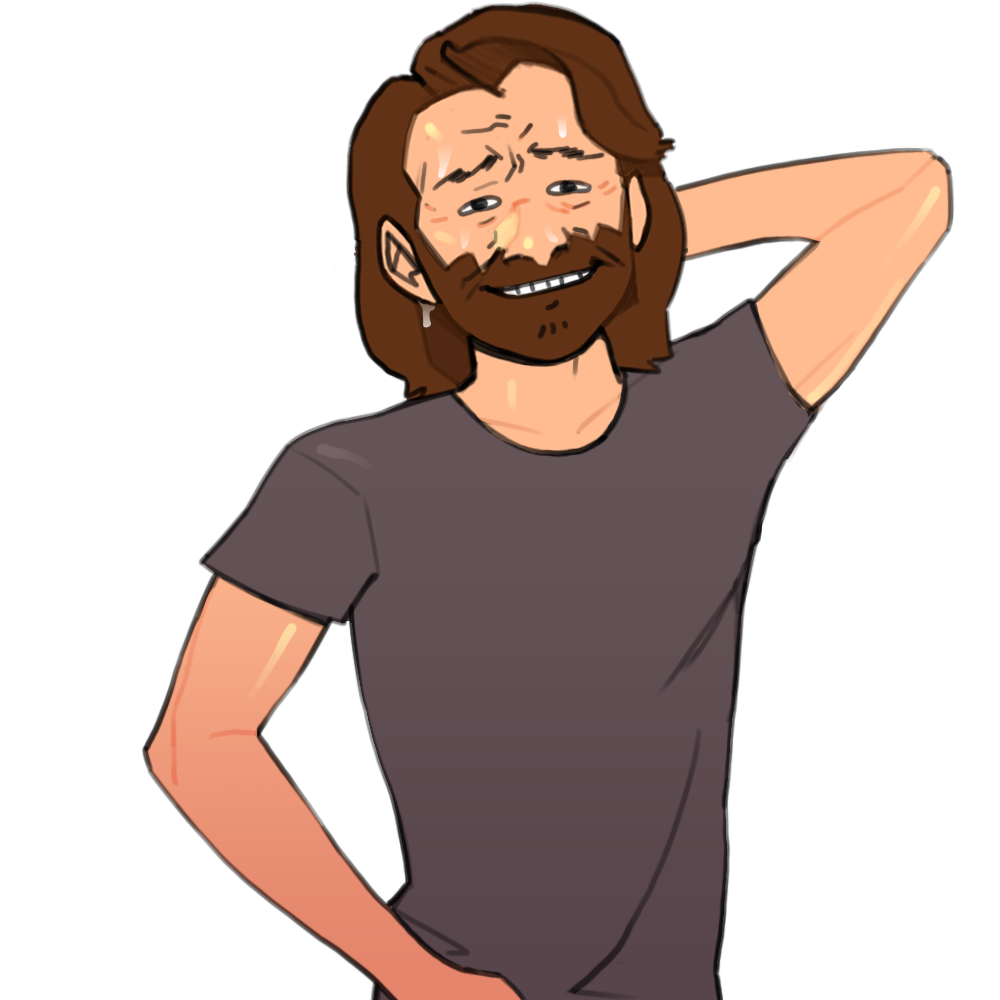
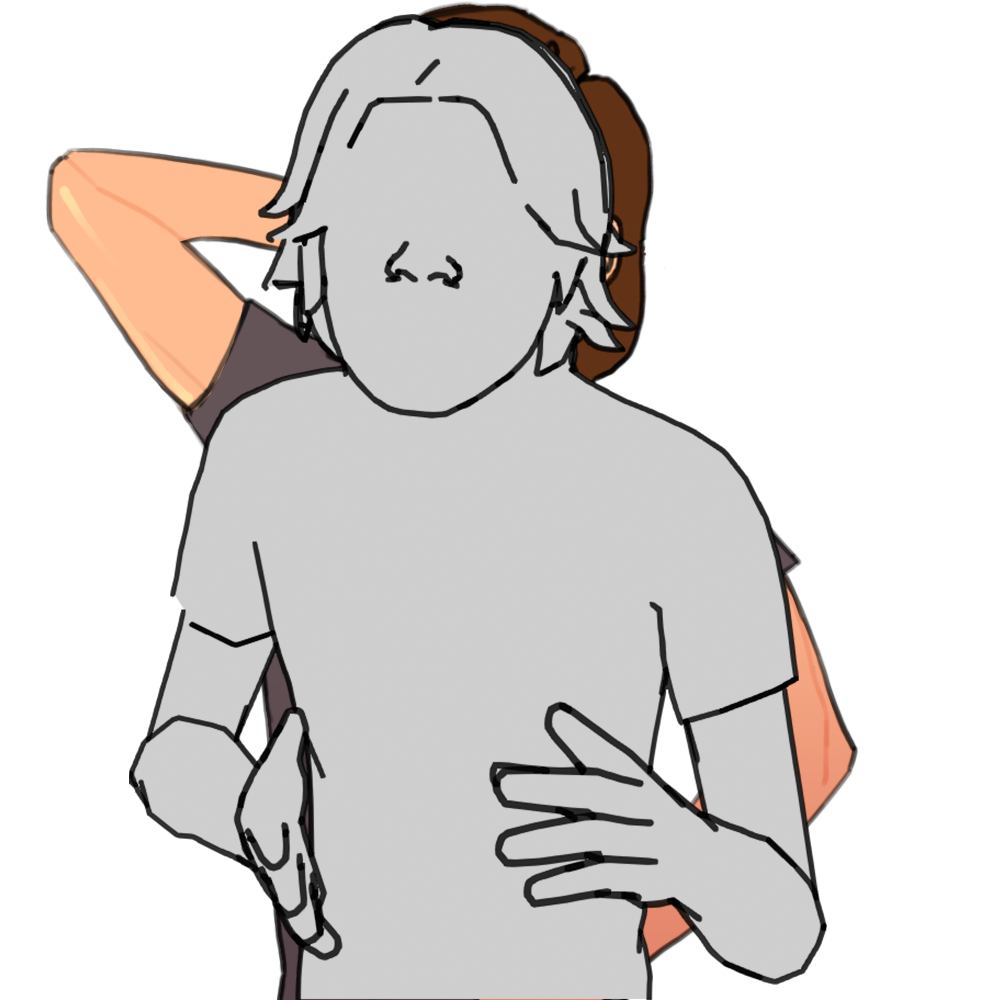
Layer changes from the first 1000 × 1000 image to the second:
added layer "Layer 4" above "Layer 5" over [129, 14, 827, 1000]
added layer "Layer 5" above "Header 2" over [131, 15, 826, 999]
renamed "Layer 8" to "Header 2", painted on it over [45, 1, 955, 1000]
